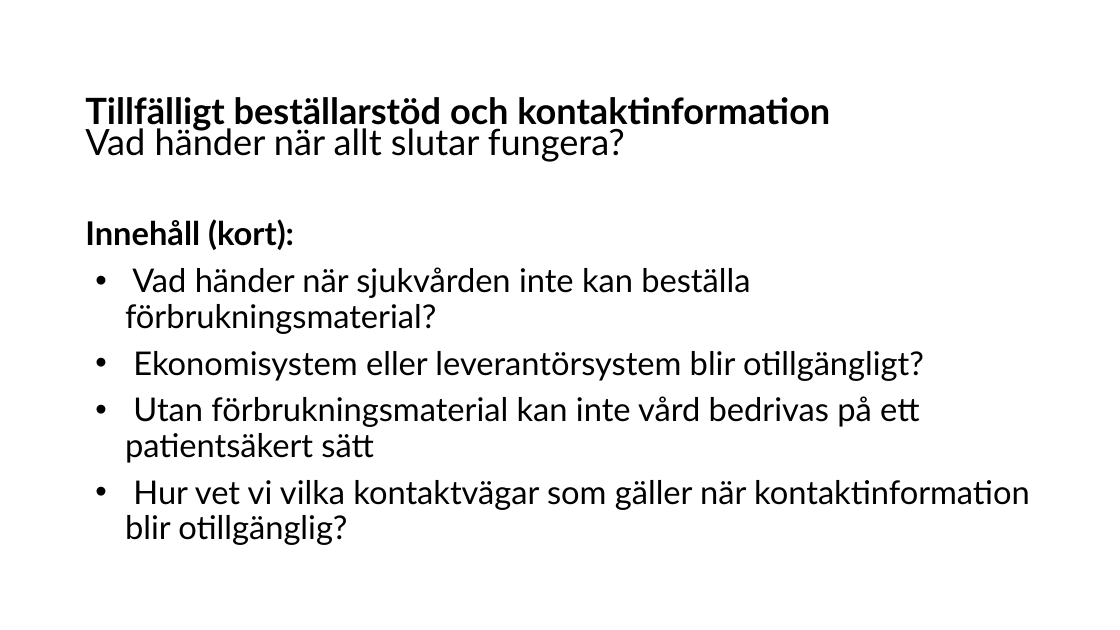
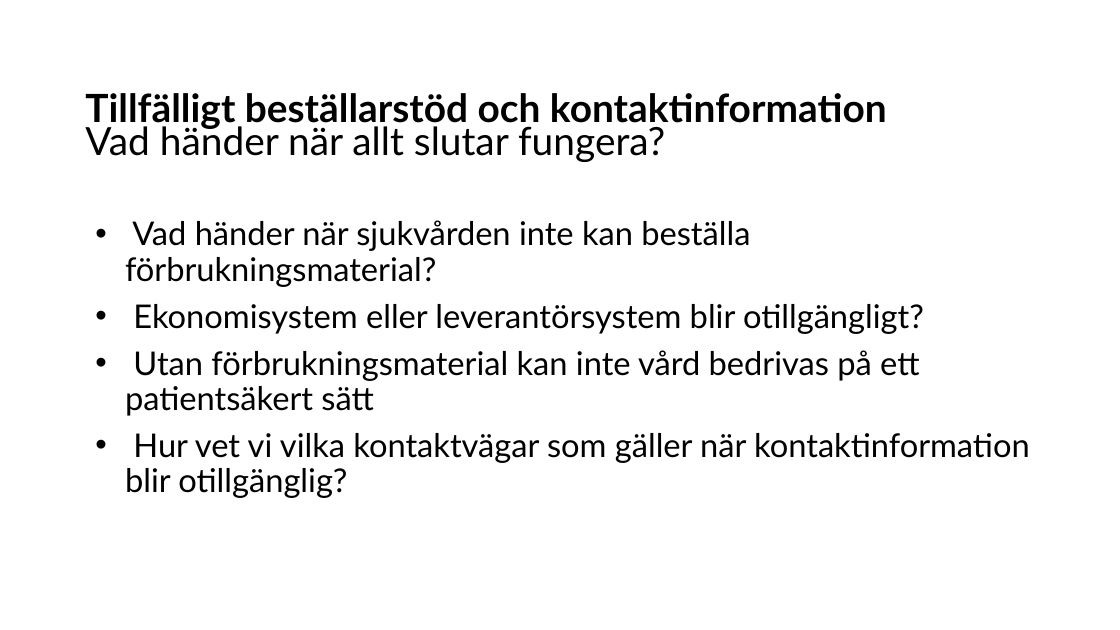
Before and after one commit to arizon-dread/region-orebro-lan, a slide deck: slide 2 of doc/Presentation KLIRR Hack Region Örebro län.odp (slide 3 before the commit). Drawn at 1120x630 pixels with LibreOffice and Linux fonts; fonts in the diff are those of the drawing. Boxes give left, top, right and bottom in pixels: in the first picture for what was removed or moved away, otherwise in the second. Text is boxed around its words. In the diff, an @@ line names an element or a change of style, - is before the commit and + after.

```diff
--- a/doc/Presentation KLIRR Hack Region Örebro län.odp
+++ b/doc/Presentation KLIRR Hack Region Örebro län.odp
@@ title "Tillfälligt beställarstöd och kontaktinformation Vad ..." at [85, 93, 887, 162]: size 31 to 33.3 pt @@
@@ text at [85, 219, 294, 250]: paragraph removed @@
-Innehåll (kort):
```
Also in this commit, not shown: 3 other slides changed, 1 slide added, 2 slides removed.
